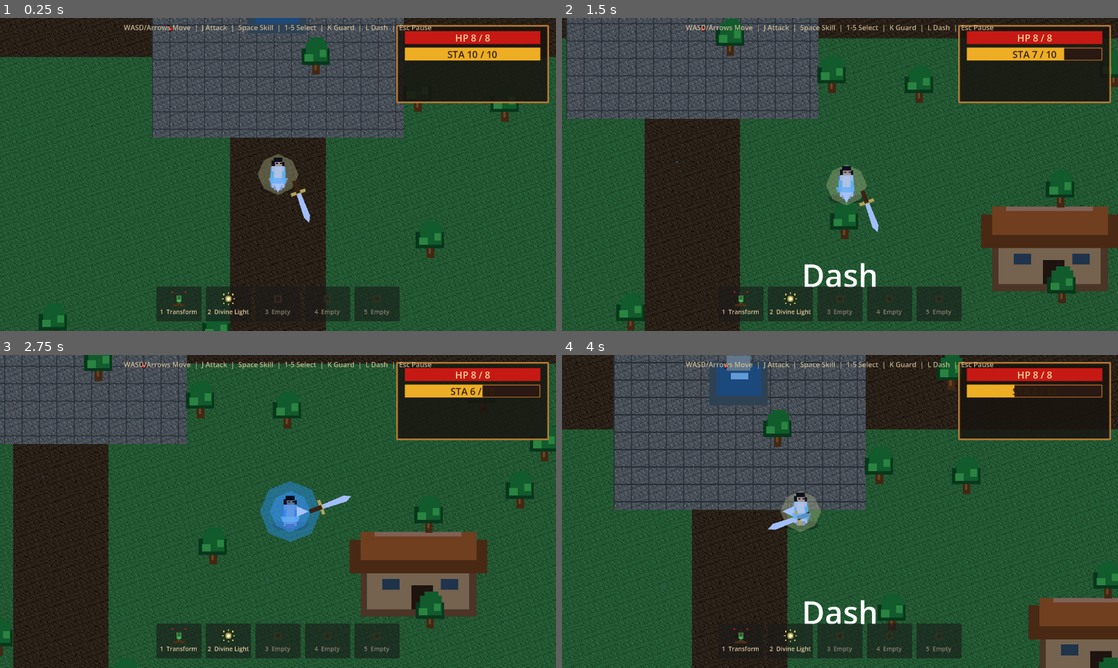
Above: before the commit, frames 1-4 (two rows, left to right).
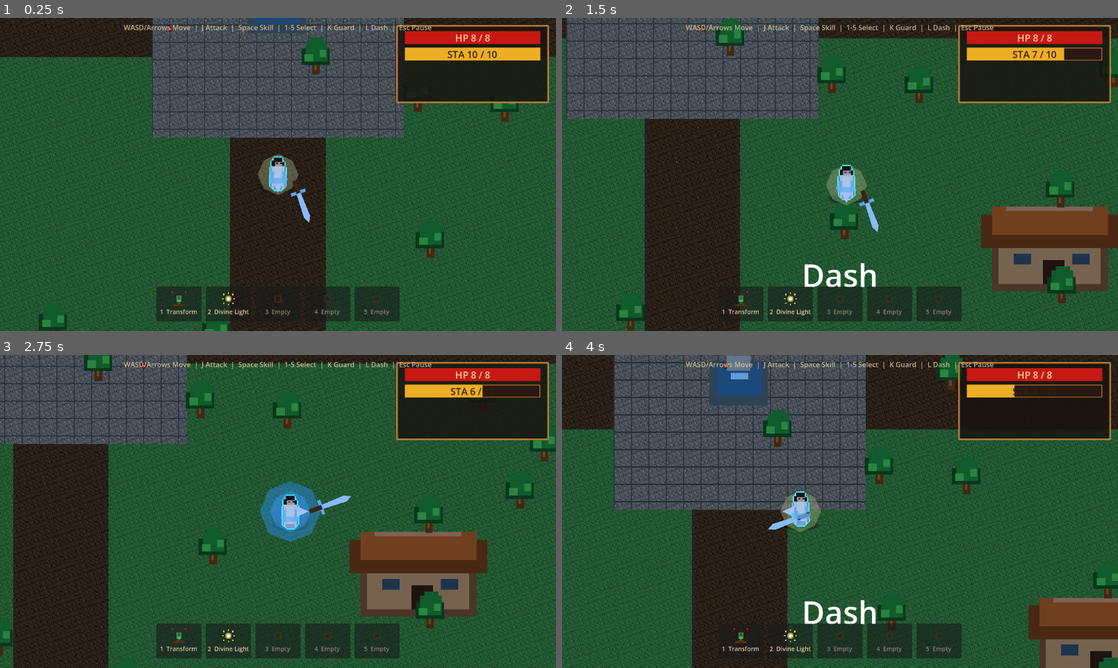
Above: after the commit, the same moments.

Repository: AmethystineAlpaca/moonlit-jianghu
Game: Godot game, scene res://scenes/main/Main.tscn
The game is run twice, just before and just after one commit, with the same random seed, the same clock (stepped at 60 frames per second) and the same inputs.
Inputs:
- Up to frame 1 (0.25 s): no input
- Up to frame 2 (1.5 s): tap Enter at 0.5 s; hold D (move_right) 0.53-1.28 s; tap J (attack) at 0.6 s; hold S (move_down) from 1.28 s (still down); tap L (dash) at 1.35 s
- Up to frame 3 (2.75 s): release S (move_down) at 2.03 s; hold D (move_right) from 2.03 s (still down); hold K (defend) from 2.03 s (still down)
- Up to frame 4 (4 s): release D (move_right) at 2.78 s; release K (defend) at 2.78 s; hold W (move_up) 2.78-3.53 s; tap J (attack) at 2.85 s; hold A (move_left) from 3.53 s (still down); tap L (dash) at 3.6 s

The runs differ from the first frame. In frame 1, 0.2% of the frame differs, in the area x 48-56%, y 44-66%; in frame 2, 0.2%; in frame 3, 0.3%, in the area x 50-63%, y 44-56%; in frame 4, 0.2%.
Error in both runs: Invalid type in function 'get_node_or_null' in base 'Node2D (World.gd)'. Cannot convert argument 1 from StringName to NodePath. (res://scripts/world/World.gd:5…

Commit message:
feat: player body cyan glow outline shader + ice-blue sword tint

Diff:
--- /dev/null
+++ b/resources/shaders/glow_outline.gdshader
@@ -0,0 +1,18 @@
+shader_type canvas_item;
+
+uniform vec4 outline_color : source_color = vec4(0.25, 0.88, 0.82, 0.85);
+uniform float outline_width : hint_range(0.5, 3.0) = 1.2;
+uniform float glow_strength : hint_range(0.0, 2.0) = 0.55;
+
+void fragment() {
+	vec4 c = texture(TEXTURE, UV);
+	vec2 texel = outline_width / vec2(textureSize(TEXTURE, 0));
+	float neighbors =
+		texture(TEXTURE, UV + vec2(texel.x, 0.0)).a +
+		texture(TEXTURE, UV + vec2(-texel.x, 0.0)).a +
+		texture(TEXTURE, UV + vec2(0.0, texel.y)).a +
+		texture(TEXTURE, UV + vec2(0.0, -texel.y)).a;
+	float is_outline = clamp(neighbors, 0.0, 1.0) * (1.0 - c.a);
+	vec4 out_color = outline_color * vec4(1.0 + glow_strength, 1.0 + glow_strength, 1.0 + glow_strength, is_outline);
+	COLOR = mix(out_color, c, c.a);
+}
--- a/scripts/player/PlayerController.gd
+++ b/scripts/player/PlayerController.gd
@@ -62,6 +62,7 @@
 const ATTACK_VARIANT_BACK_HIT := "back_hit"
 const ATTACK_VARIANT_MOMENTUM := "momentum"
 const ATTACK_VARIANT_IMPACT := "impact"
+const GLOW_OUTLINE_SHADER := preload("res://resources/shaders/glow_outline.gdshader")
 
 var sword_visual: Sprite2D
 var sword_mount: Node2D
@@ -339,6 +340,12 @@
 	body.texture = _build_player_texture()
 	body.texture_filter = CanvasItem.TEXTURE_FILTER_NEAREST
 	body.centered = true
+	var outline_mat := ShaderMaterial.new()
+	outline_mat.shader = GLOW_OUTLINE_SHADER
+	outline_mat.set_shader_parameter("outline_color", Color(0.25, 0.88, 0.82, 0.85))
+	outline_mat.set_shader_parameter("outline_width", 1.2)
+	outline_mat.set_shader_parameter("glow_strength", 0.55)
+	body.material = outline_mat
 
 	sword_mount = sword
 	sword_visual = sword_mount as Sprite2D
@@ -358,6 +365,13 @@
 		sword_mount.position = Vector2(13.0, 1.0)
 		sword_mount.rotation = -0.68
 		sword_mount.z_index = 2
+
+	var blade := sword_mount.get_node_or_null("Blade") as Polygon2D if sword_mount != null else null
+	if blade != null:
+		blade.color = Color(0.78, 0.94, 1.0, 1.0)
+	var guard_poly := sword_mount.get_node_or_null("Guard") as Polygon2D if sword_mount != null else null
+	if guard_poly != null:
+		guard_poly.color = Color(0.55, 0.82, 0.96, 1.0)
 
 	robe_sash_visual = get_node_or_null("RobeSash") as Polygon2D
 	if robe_sash_visual == null:
